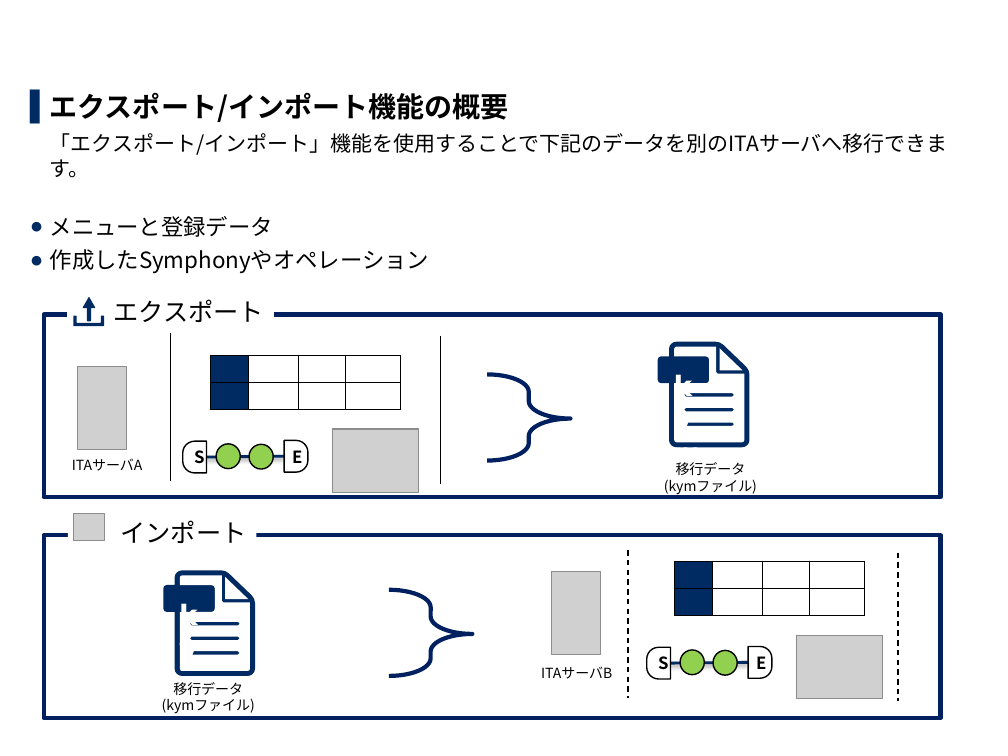
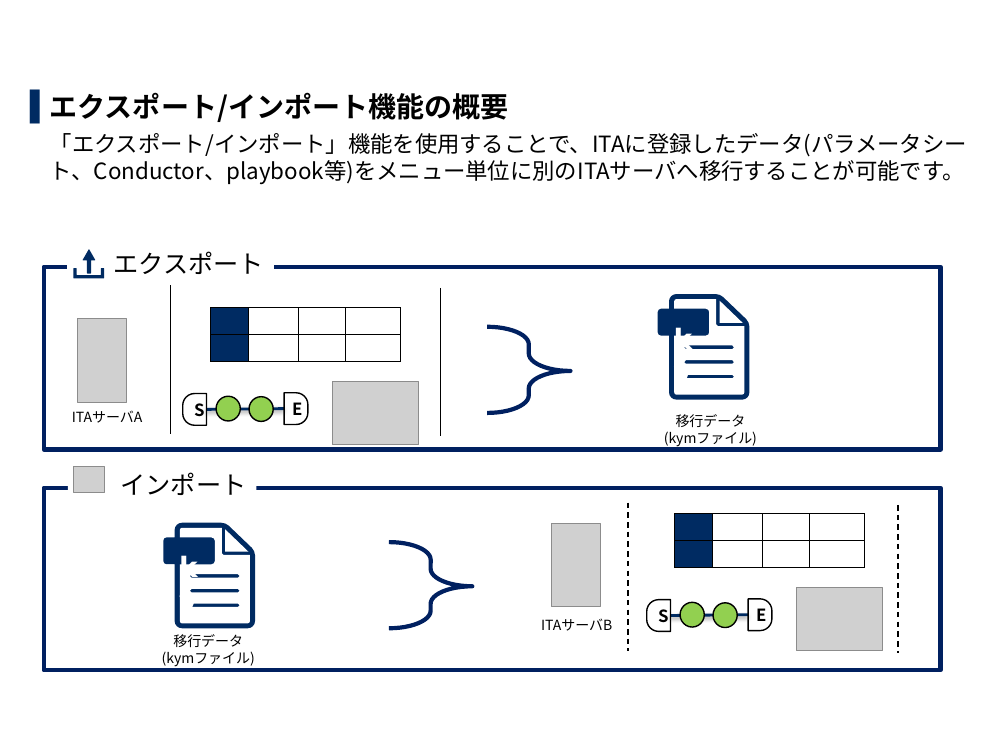
Before and after one commit to exastro-suite/it-automation-docs, a slide deck: slide 6 of asset/Learn_ja/ITA-export-import_classroom_lecture.pptx. Drawn at 1008x756 pixels with LibreOffice and Linux fonts; fonts in the diff are those of the drawing; grey boxes stand for pictures; background and template pictures are left out. Boxes give left, top, right and bottom in pixels: in the first picture for what was removed or moved away, otherwise in the second. Text is boxed around its words. In the diff, an @@ line names an element or a change of style, - is before the commit and + after.

```diff
--- a/asset/Learn_ja/ITA-export-import_classroom_lecture.pptx
+++ b/asset/Learn_ja/ITA-export-import_classroom_lecture.pptx
@@ text at (50,133,967,184): text changed; size 15 to 16 pt @@
-  「エクスポート/インポート」機能を使用することで下記のデータを別のITAサーバへ移行できます。
-● メニューと登録データ
-● 作成したSymphonyやオペレーション
+  「エクスポート/インポート」機能を使用することで、ITAに登録したデータ(パラメータシート、Conductor、playbook等)をメニュー単位に別のITAサーバへ移行することが可能です。
@@ 5 freeform shapes, 4 pictures, 3 texts, 3 lines, 2 ellipses, 1 round same rect, 1 right brace, 1 table: place and size @@
-5 freeform shapes, 4 pictures, 3 texts, 3 lines, 2 ellipses, 1 round same rect, 1 right brace, 1 table at (72,297,757,676)
+5 freeform shapes, 4 pictures, 3 texts, 3 lines, 2 ellipses, 1 round same rect, 1 right brace, 1 table at (72,249,757,629)
@@ 5 texts, 3 round same rects, 3 lines, 2 rectangles, 2 ellipses, 1 picture, 1 right brace, 1 table: place and size @@
-5 texts, 3 round same rects, 3 lines, 2 rectangles, 2 ellipses, 1 picture, 1 right brace, 1 table at (43,299,940,718)
+5 texts, 3 round same rects, 3 lines, 2 rectangles, 2 ellipses, 1 picture, 1 right brace, 1 table at (43,251,940,670)
```
Also in this commit, not shown: 7 other slides changed, 7 slides removed, 1 other file.
